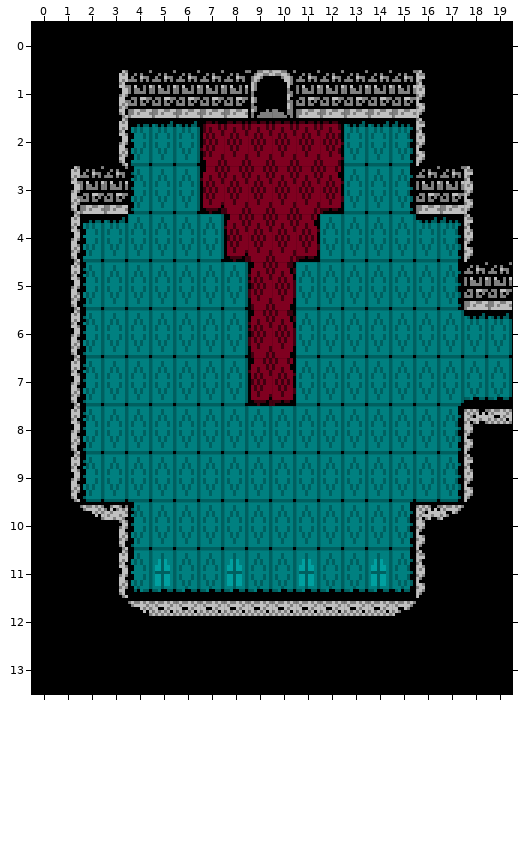
Tiled map, stored at tiled/castle_room_15.tmx. That is the earlier state.
Cells are 8x16 px. Shown: x 0..19, y 0..13.
After the commit:
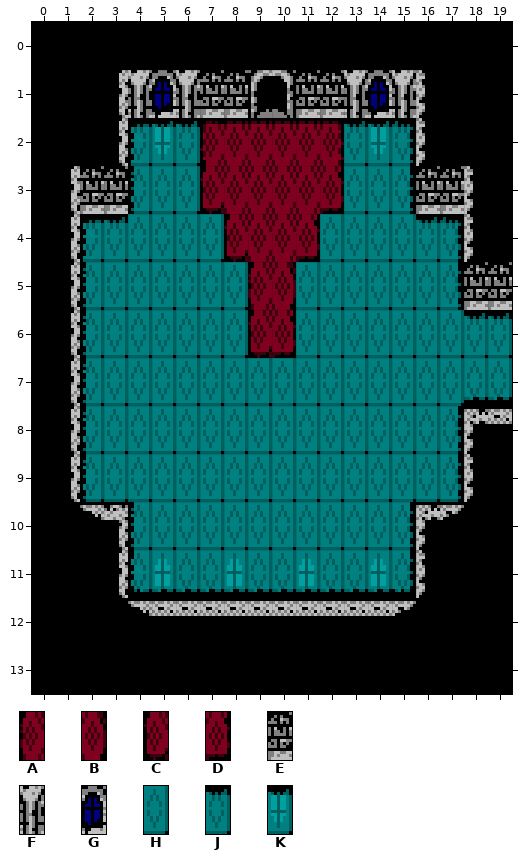
Key: from "castle_carpet": A 4, B 5, C 6, D 8; from "castle_stone": E 0, F 1, G 2; from "castle_tile": H 0, J 2, K 9.
_ is an empty cell.
Tiles replaced or removed in this view: A, B, C, D, E, J.
Changes in this commit:
Changed rows in their new state; . is an unchanged cell.
Layer "Tile Layer 1":
first column x 4:
 1 FGF......FGF
 2 .K........K.
first column x 9:
 6 CD
 7 HH
